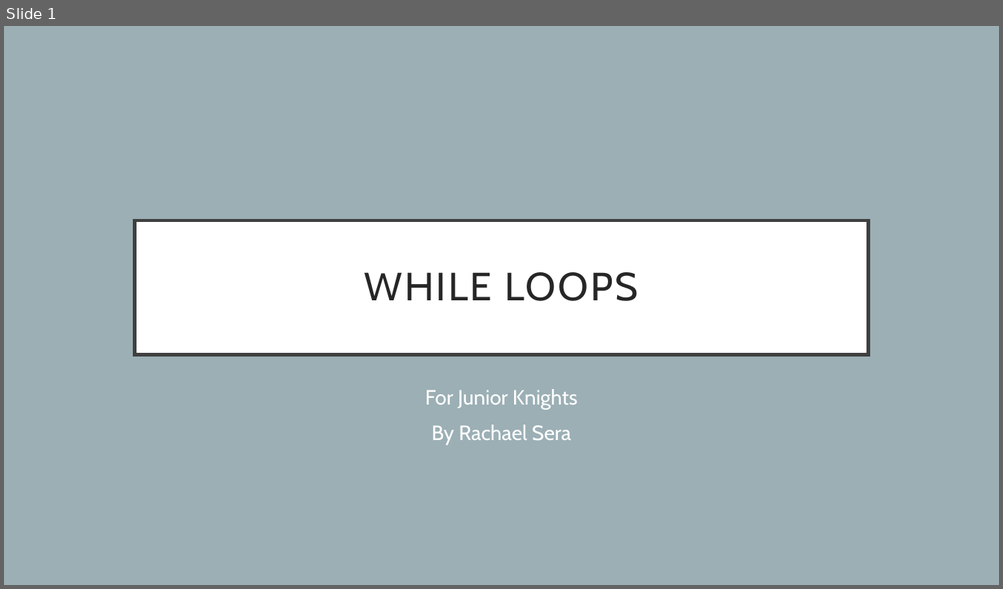
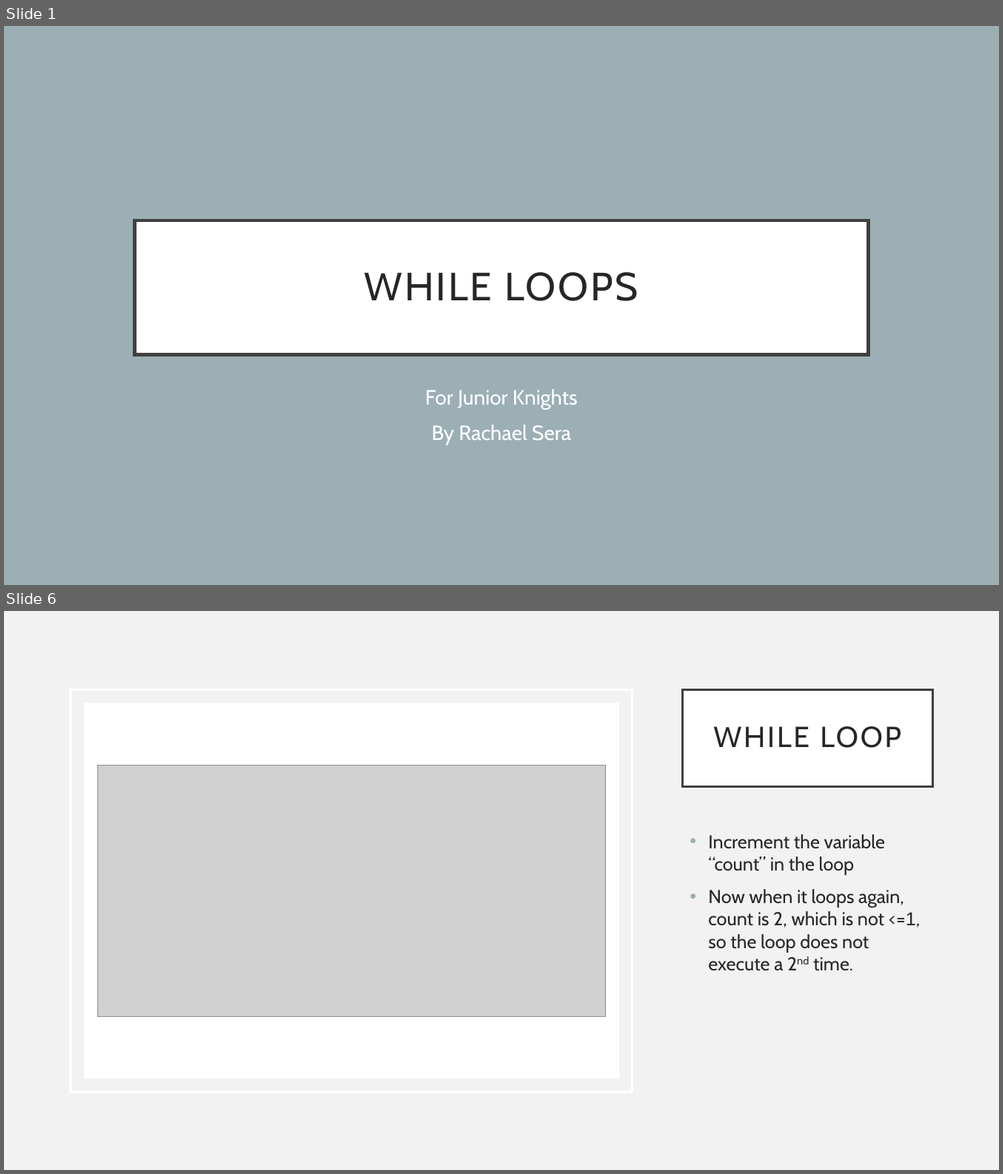
Before and after one commit to rsera/Junior-Knights, a slide deck: Python Day 4 While Loops.pptx. Shown one above the other, each under a label of ours: slide 1 before the commit, slides 1 and 6 after it; the slides between them are not shown. The pictures are 1003x589 and 1003x1174 pixels, drawn with LibreOffice and Linux fonts; fonts in the diff are those of the drawing; grey boxes stand for pictures. Boxes give left, top, right and bottom in pixels: in the first picture for what was removed or moved away, otherwise in the second. Text is boxed around its words. In the diff, an @@ line names an element or a change of style, - is before the commit and + after.

```diff
--- a/Python Day 4 While Loops.pptx
+++ b/Python Day 4 While Loops.pptx
@@ slide 6 added at [4,611,999,1170], background #F2F2F2 @@
@@ rectangle added at [71,689,632,1092], outline #FFFFFF 2.5 pt @@
@@ title added at [683,689,932,786], fill #FFFFFF, outline #404040 2.5 pt, 28 pt, text #262626 @@
+WHILE LOOP
@@ rectangle added at [84,703,619,1079], fill #FFFFFF @@
@@ picture added at [97,766,606,1017] @@
@@ text added at [708,834,919,971], 18 pt, text #262626 @@
+• Increment the variable “count” in the loop
+• Now when it loops again, count is 2, which is not <=1, so the loop does not execute a 2nd time.
```
Also in this commit, not shown: 7 slides changed, 3 other slides added, 1 slide removed, 1 other file.
